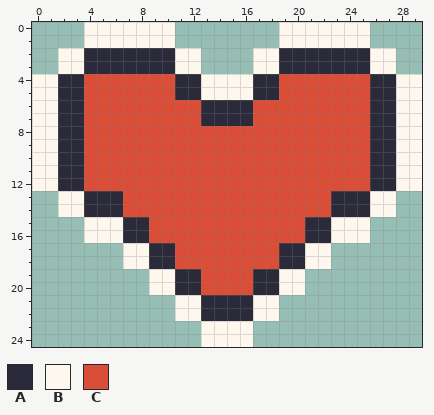
Pixel-art sprite, stored at client/src/assets/icons/hp.png. Above is the file before it was changed.
The file is 30x34 pixels. The old version is drawn lined up with the new one, on the new canvas.
Palette (. is transparent): A #2a2a3a  B #fdf7ed  C #da4e38
New version:
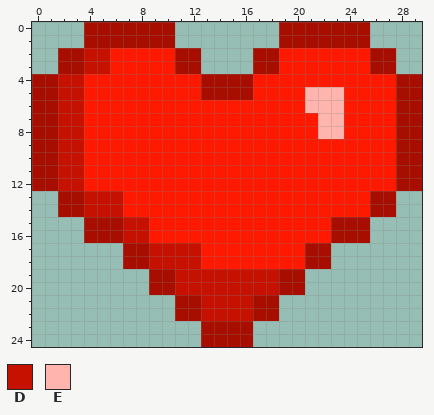
Colours new in this view: D #c61000  E #ffb4ad
Changes in this commit:
canvas 30x34 -> 30x25, the old top-left corner now at 0,-5 (the part of the old canvas that was cut away was empty and is not shown)
@@ palette @@
-B #fdf7ed
+B #a80e00
-C #da4e38
+C #ff1900
@@ x 0..29 @@
  1 ....BBBBBBB........BBBBBBB....
- 2 ..BBAAAAAAABB....BBAAAAAAABB..
- 3 ..BBAAAAAAABB....BBAAAAAAABB..
- 4 BBAACCCCCCCAABBBBAACCCCCCCAABB
- 5 BBAACCCCCCCAABBBBAACCCCCCCAABB
- 6 BBAACCCCCCCCCAAAACCCCCCCCCAABB
- 7 BBAACCCCCCCCCAAAACCCCCCCCCAABB
- 8 BBAACCCCCCCCCCCCCCCCCCCCCCAABB
- 9 BBAACCCCCCCCCCCCCCCCCCCCCCAABB
-10 BBAACCCCCCCCCCCCCCCCCCCCCCAABB
-11 BBAACCCCCCCCCCCCCCCCCCCCCCAABB
-12 BBAACCCCCCCCCCCCCCCCCCCCCCAABB
-13 ..BBAAACCCCCCCCCCCCCCCCAAABB..
-14 ..BBAAACCCCCCCCCCCCCCCCAAABB..
-15 ....BBBAACCCCCCCCCCCCAABBB....
-16 ....BBBAACCCCCCCCCCCCAABBB....
-17 .......BBAACCCCCCCCAABB.......
-18 .......BBAACCCCCCCCAABB.......
-19 .........BBAACCCCAABB.........
-20 .........BBAACCCCAABB.........
-21 ...........BBAAAABB...........
-22 ...........BBAAAABB...........
+ 2 ..BBDDCCCCCBB....BBCCCCCCCBB..
+ 3 ..BBDDCCCCCBB....BBCCCCCCCBB..
+ 4 BBDDCCCCCCCCCBBBBCCCCCCCCCCCBB
+ 5 BBDDCCCCCCCCCBBBBCCCCEEECCCCBB
+ 6 BBDDCCCCCCCCCCCCCCCCCEEECCCCBB
+ 7 BBDDCCCCCCCCCCCCCCCCCCEECCCCBB
+ 8 BBDDCCCCCCCCCCCCCCCCCCEECCCCBB
+ 9 BBDDCCCCCCCCCCCCCCCCCCCCCCCCBB
+10 BBDDCCCCCCCCCCCCCCCCCCCCCCCCBB
+11 BBDDCCCCCCCCCCCCCCCCCCCCCCCCBB
+12 BBDDCCCCCCCCCCCCCCCCCCCCCCCCBB
+13 ..BBDDDCCCCCCCCCCCCCCCCCCCBB..
+14 ..BBDDDCCCCCCCCCCCCCCCCCCCBB..
+15 ....BBBDDCCCCCCCCCCCCCCBBB....
+16 ....BBBDDCCCCCCCCCCCCCCBBB....
+17 .......BBDDDDCCCCCCCCBB.......
+18 .......BBDDDDCCCCCCCCBB.......
+19 .........BBDDDDDDDDBB.........
+20 .........BBDDDDDDDDBB.........
+21 ...........BBDDDDBB...........
+22 ...........BBDDDDBB...........
 23 .............BBBB.............
